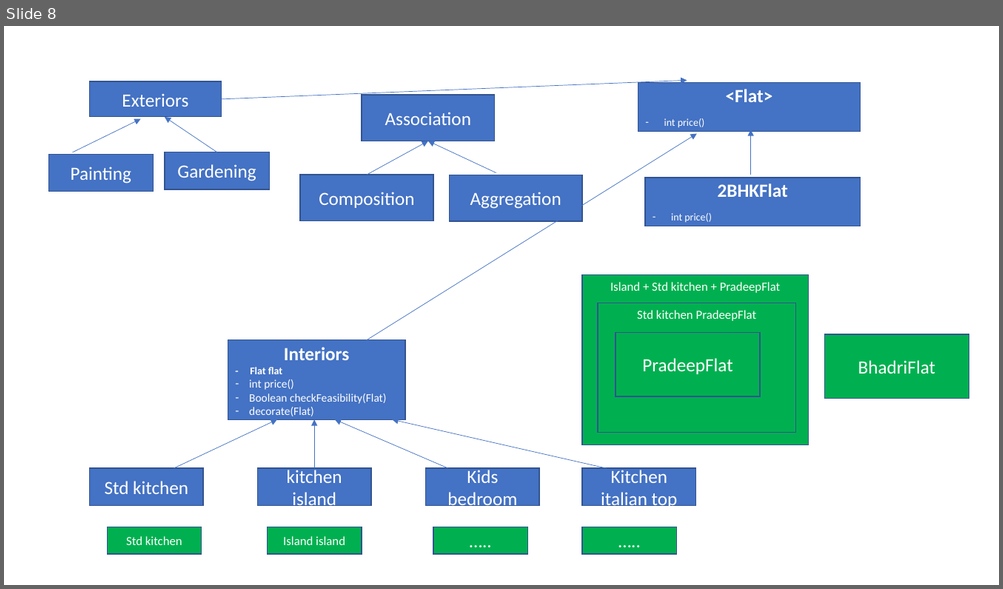
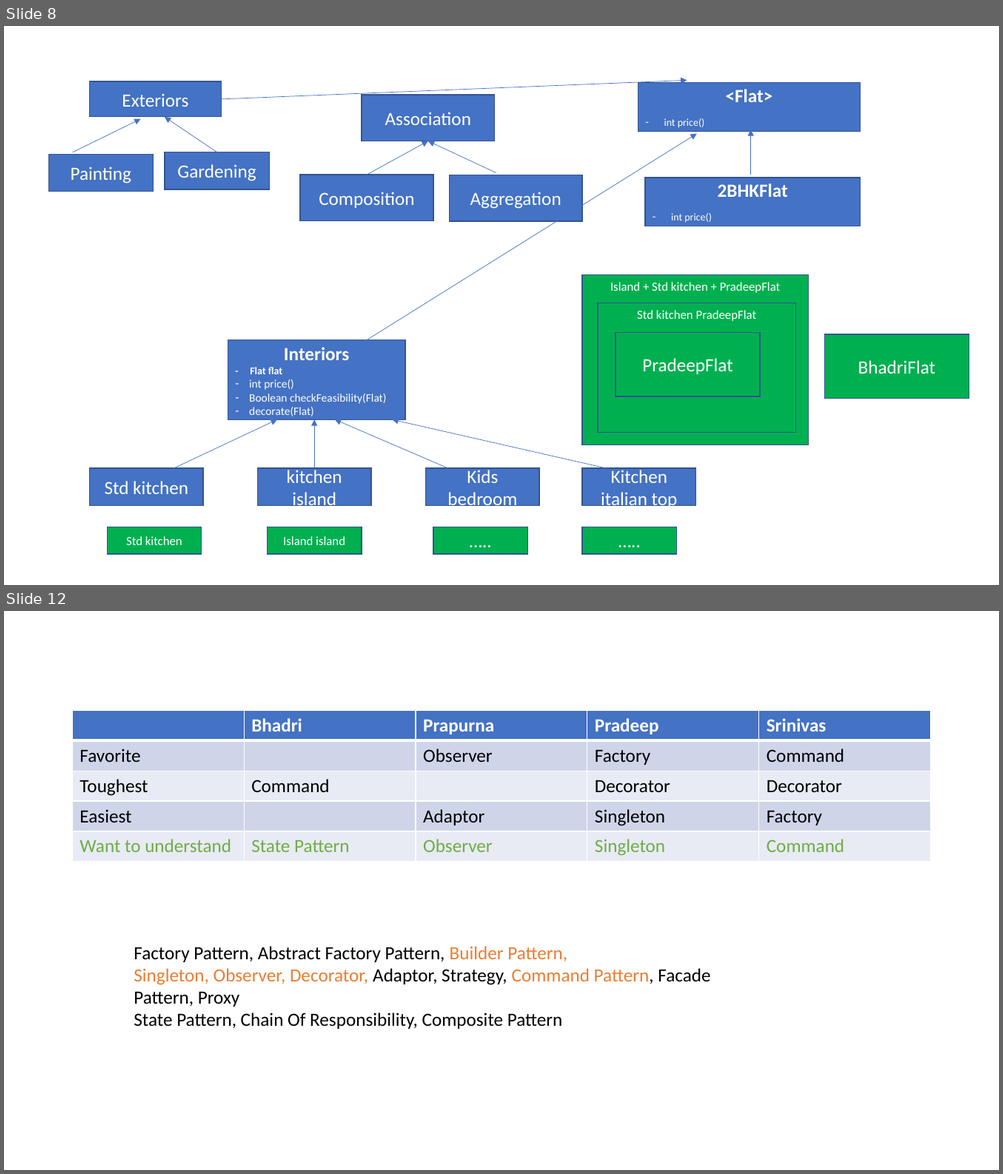
Before and after one commit to RamSBhadri/Docs, a slide deck: design pattern.pptx. Shown one above the other, each under a label of ours: slide 8 before the commit, slides 8 and 12 after it; the slides between them are not shown. The pictures are 1003x589 and 1003x1174 pixels, drawn with LibreOffice and Linux fonts; fonts in the diff are those of the drawing. Boxes give left, top, right and bottom in pixels: in the first picture for what was removed or moved away, otherwise in the second. Text is boxed around its words. In the diff, an @@ line names an element or a change of style, - is before the commit and + after.

Commit message:
Design patterns code

```diff
--- a/design pattern.pptx
+++ b/design pattern.pptx
@@ slide 12 added at [4,611,999,1170], background #FFFFFF @@
@@ table added at [73,710,930,862], 5 rows, 5 columns @@
+ | Bhadri | Prapurna | Pradeep | Srinivas
+Favorite |  | Observer | Factory | Command
+Toughest | Command |  | Decorator | Decorator
+Easiest |  | Adaptor | Singleton | Factory
+Want to understand | State Pattern | Observer | Singleton | Command
@@ text added at [134,946,710,1029], 18 pt, text #000000 @@
+Factory Pattern, Abstract Factory Pattern, Builder Pattern,
+Singleton, Observer, Decorator, Adaptor, Strategy, Command Pattern, Facade Pattern, Proxy
+State Pattern, Chain Of Responsibility, Composite Pattern
```
Also in this commit, not shown: 2 slides changed, 12 other slides added, 1 slide removed, 16 other files.
